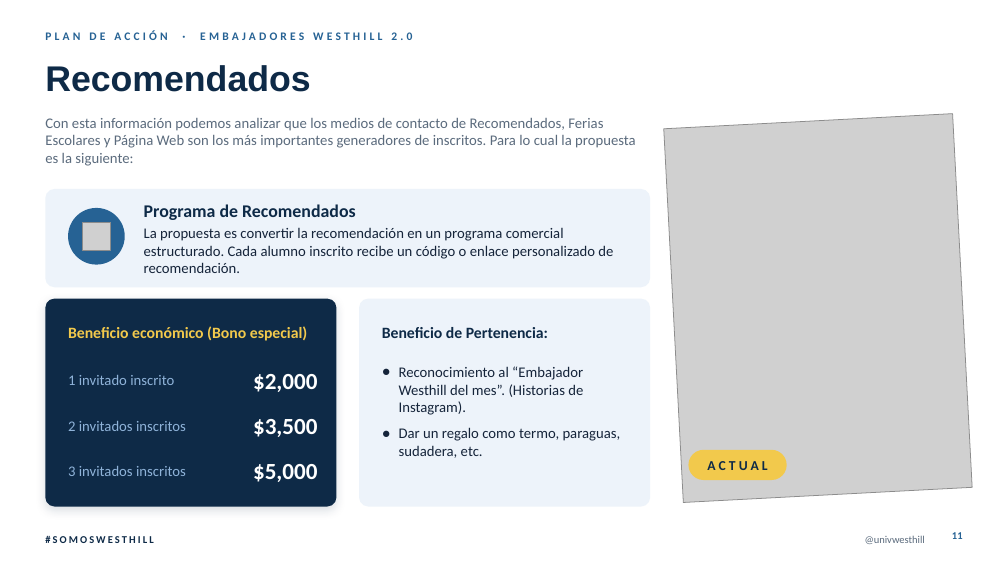
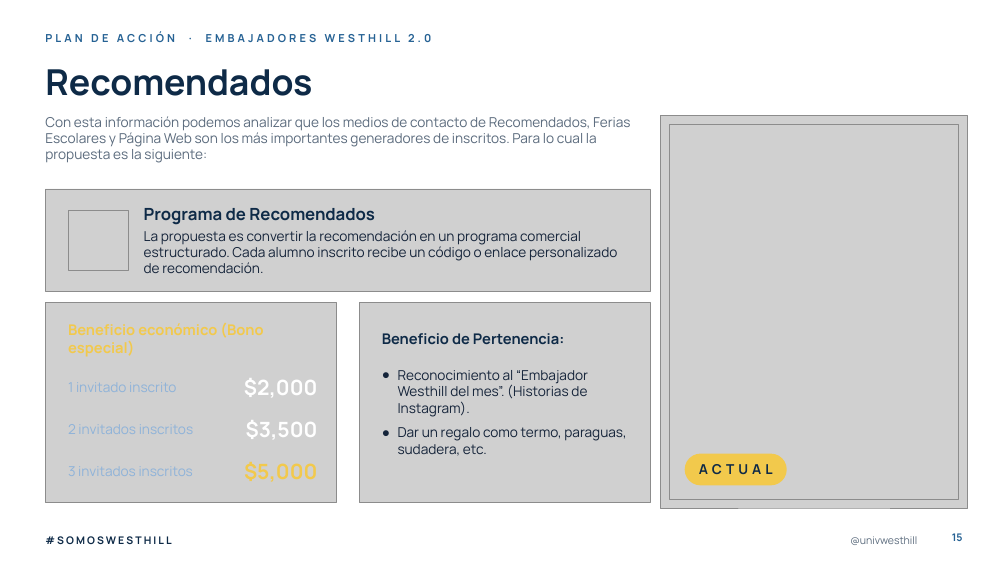
Before and after one commit to dnmcamiloedson-arch/EdUW, a slide deck: slide 15 of presentaciones/Plan_de_Accion_Embajadores_Westhill_2027.pptx (slide 11 before the commit). Drawn at 1008x567 pixels with LibreOffice and Linux fonts; fonts in the diff are those of the drawing; grey boxes stand for pictures; background and template pictures are left out. Boxes give left, top, right and bottom in pixels: in the first picture for what was removed or moved away, otherwise in the second. Text is boxed around its words. In the diff, an @@ line names an element or a change of style, - is before the commit and + after.

```diff
--- a/presentaciones/Plan_de_Accion_Embajadores_Westhill_2027.pptx
+++ b/presentaciones/Plan_de_Accion_Embajadores_Westhill_2027.pptx
@@ text "PLAN DE ACCIÓN · EMBAJADORES ..." at (45,32,431,42): size 11 to 10.5 pt, font Calibri to Manrope @@
@@ title "Recomendados" at (45,69,312,96): font Arial to Manrope @@
@@ picture added at (661,116,969,508) @@
@@ picture at (670,125,960,499): rotation 357 to 0 degrees @@
@@ rounded rectangle removed at (45,189,650,287) @@
@@ picture added at (45,189,650,291) @@
@@ ellipse removed at (68,208,125,265) @@
@@ text "Programa de Recomendados" at (144,208,617,273): size 17 to 16 pt in "Programa de Recomendados"; font Calibri to Manrope; size 14 to 13 pt in "La propuesta es convertir la recomendación en ..." @@
@@ picture added at (68,210,129,271) @@
@@ picture removed at (82,222,111,251) @@
@@ rounded rectangle removed at (45,299,337,507) @@
@@ rounded rectangle removed at (359,299,650,507) @@
@@ picture added at (45,302,337,503) @@
@@ text "Beneficio económico (Bono especial)" at (68,323,263,357): size 15 to 14 pt, font Calibri to Manrope @@
@@ picture added at (359,302,650,503) @@
@@ text "Beneficio de Pertenencia:" at (382,333,564,344): size 15 to 14 pt, font Calibri to Manrope @@
@@ size 14 to 13 pt, font Calibri to Manrope in 4 elements at (45,116,630,163), (78,466,136,476), (78,424,136,434), (76,382,127,392) @@
@@ text "1 invitado inscrito": place and size @@
-text "1 invitado inscrito" at (68,375,174,385)
+text "1 invitado inscrito" at (76,382,127,392)
@@ text "$2,000" at (244,378,318,397): size 22 to 20 pt, font Calibri to Manrope @@
@@ text "$2,000": place and size @@
-text "$2,000" at (253,374,317,392)
+text "$2,000" at (244,378,318,397)
@@ text "Reconocimiento al “Embajador Westhill del ..." at (398,370,626,456): size 14 to 13 pt, font Calibri to Manrope; indent changed @@
@@ text "$3,500" at (246,420,318,439): size 22 to 20 pt, font Calibri to Manrope @@
@@ text "$5,000" at (244,462,317,482): size 22 to 20 pt, font Calibri to Manrope, text colour #FFFFFF to #F2C94C @@
@@ rounded rectangle "ACTUAL": place and size @@
-rounded rectangle "ACTUAL" at (689,450,787,480)
+rounded rectangle "ACTUAL" at (685,454,787,485)
@@ rounded rectangle "ACTUAL" at (685,454,787,485): font Calibri to Manrope, letter spacing 3 to 4 pt @@
@@ text "#SOMOSWESTHILL" at (45,536,171,544): font Calibri to Manrope @@
@@ text "@univwesthill" at (850,536,917,545): font Calibri to Manrope @@
@@ text "@univwesthill": place and size @@
-text "@univwesthill" at (865,535,925,544)
+text "@univwesthill" at (850,536,917,545)
@@ page number removed at (952,532,963,539) @@
-11
@@ page number added at (952,533,963,541), 10 pt, text #266294, bold @@
+15
```
Also in this commit, not shown: 11 other slides changed, 4 slides added.
